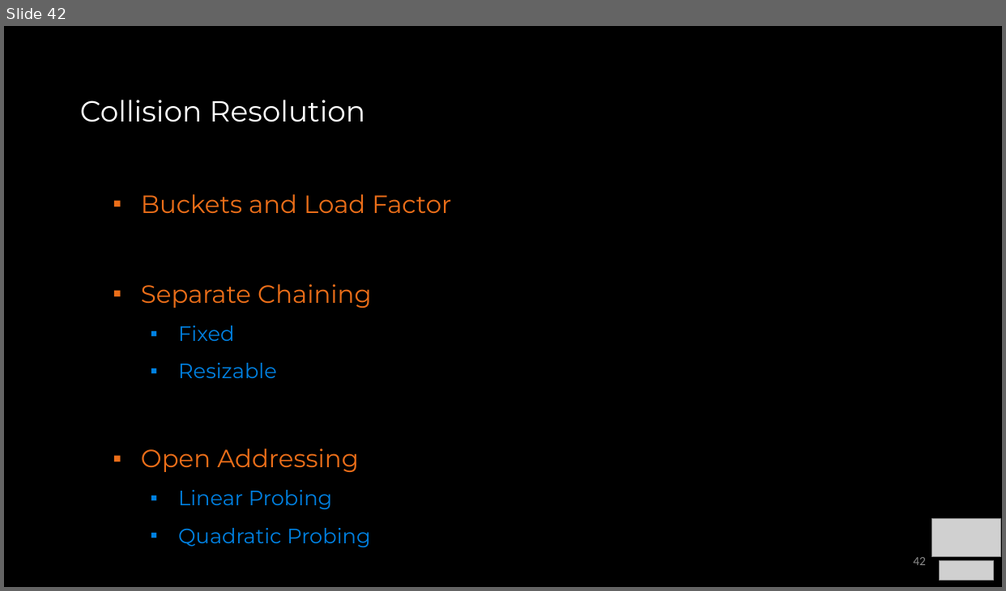
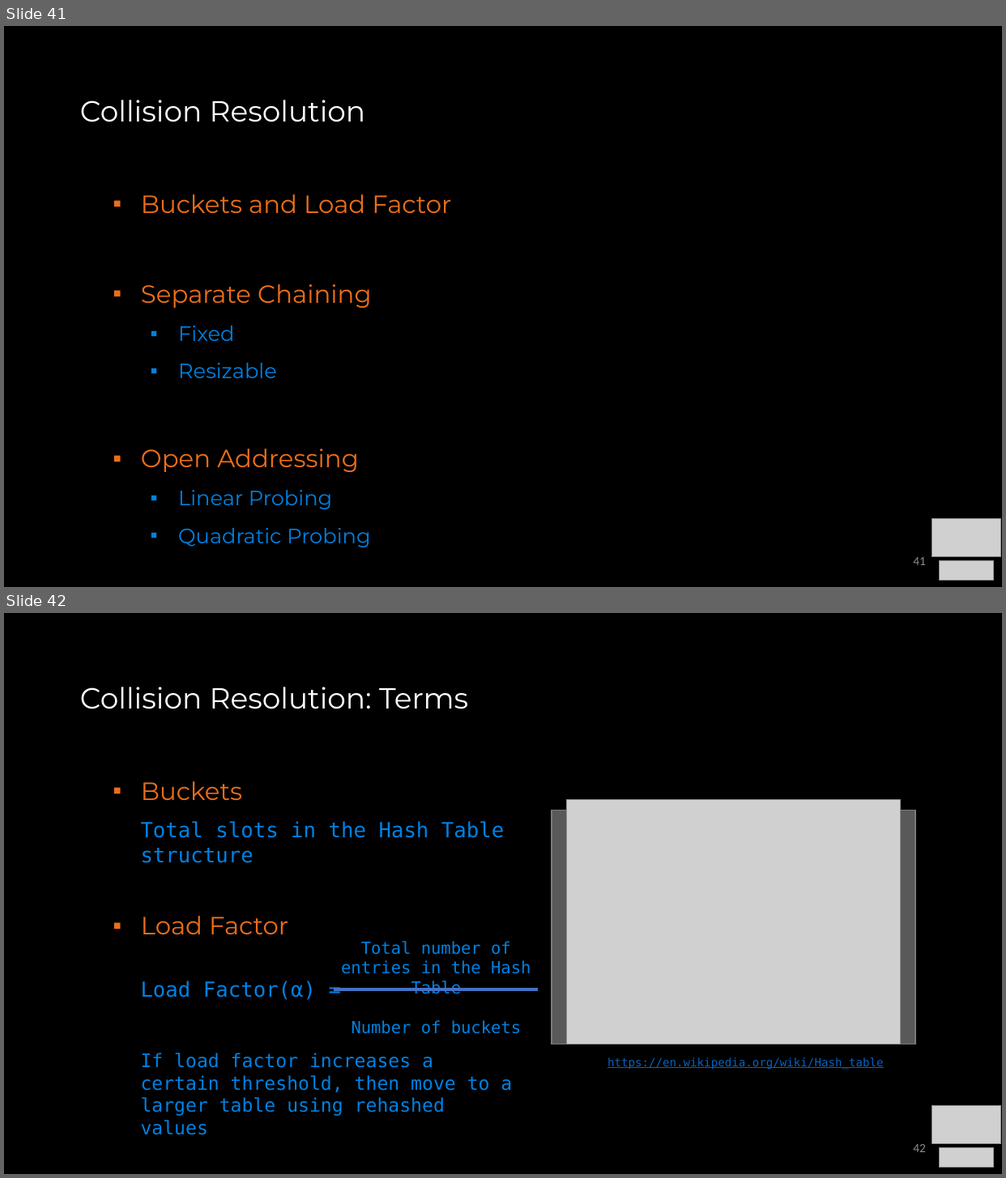
Before and after one commit to COP3530/Instructional-Content, a slide deck: Slides-PPT/7 - Sets, Maps, HashTables.pptx. Shown one above the other, each under a label of ours: slide 42 before the commit, slides 41 and 42 after it. The pictures are 1006x591 and 1006x1178 pixels, drawn with LibreOffice and Linux fonts; fonts in the diff are those of the drawing; grey boxes stand for pictures. Boxes give left, top, right and bottom in pixels: in the first picture for what was removed or moved away, otherwise in the second. Text is boxed around its words. In the diff, an @@ line names an element or a change of style, - is before the commit and + after.

Commit message:
sets updated collision resolution strategies

```diff
--- a/Slides-PPT/7 - Sets, Maps, HashTables.pptx
+++ b/Slides-PPT/7 - Sets, Maps, HashTables.pptx
@@ slide 42 added at (4,613,1002,1174), background #000000 @@
@@ title added at (80,687,468,709), 28 pt, text #FFFFFF @@
+Collision Resolution: Terms
@@ text added at (141,781,288,935), 24 pt, text #EB6E19 @@
+▪ Buckets
+▪ Load Factor
@@ picture added at (566,800,900,1044) @@
@@ text added at (141,821,512,1135), 18 pt, text #0081E2 @@
+Total slots in the Hash Table structure
+Load Factor(α) =
+If load factor increases a certain threshold, then move to a larger table using rehashed values
@@ rectangle added at (552,811,916,1044), fill #595959, outline #7A7A7A 1 pt @@
@@ text added at (341,941,530,1034), 16 pt, text #0081E2 @@
+Total number of entries in the Hash Table
+Number of buckets
@@ line added from (334, 990) to (539, 990), #4472C4 3 pt @@
@@ text added at (607,1058,884,1069), 11 pt, text #0563C1, underline @@
+https://en.wikipedia.org/wiki/Hash_table
@@ picture added at (932,1106,1001,1144) @@
@@ page number added at (913,1144,926,1152), 12 pt, text #8C8C8C @@
+42
@@ picture added at (939,1148,994,1168) @@
@@ what was slide 42 is now slide 41 @@
@@ page number at (913,557,926,565): text changed @@
-42
+41
```
Also in this commit, not shown: 1 slide changed, 3 other slides added, 1 slide removed.
